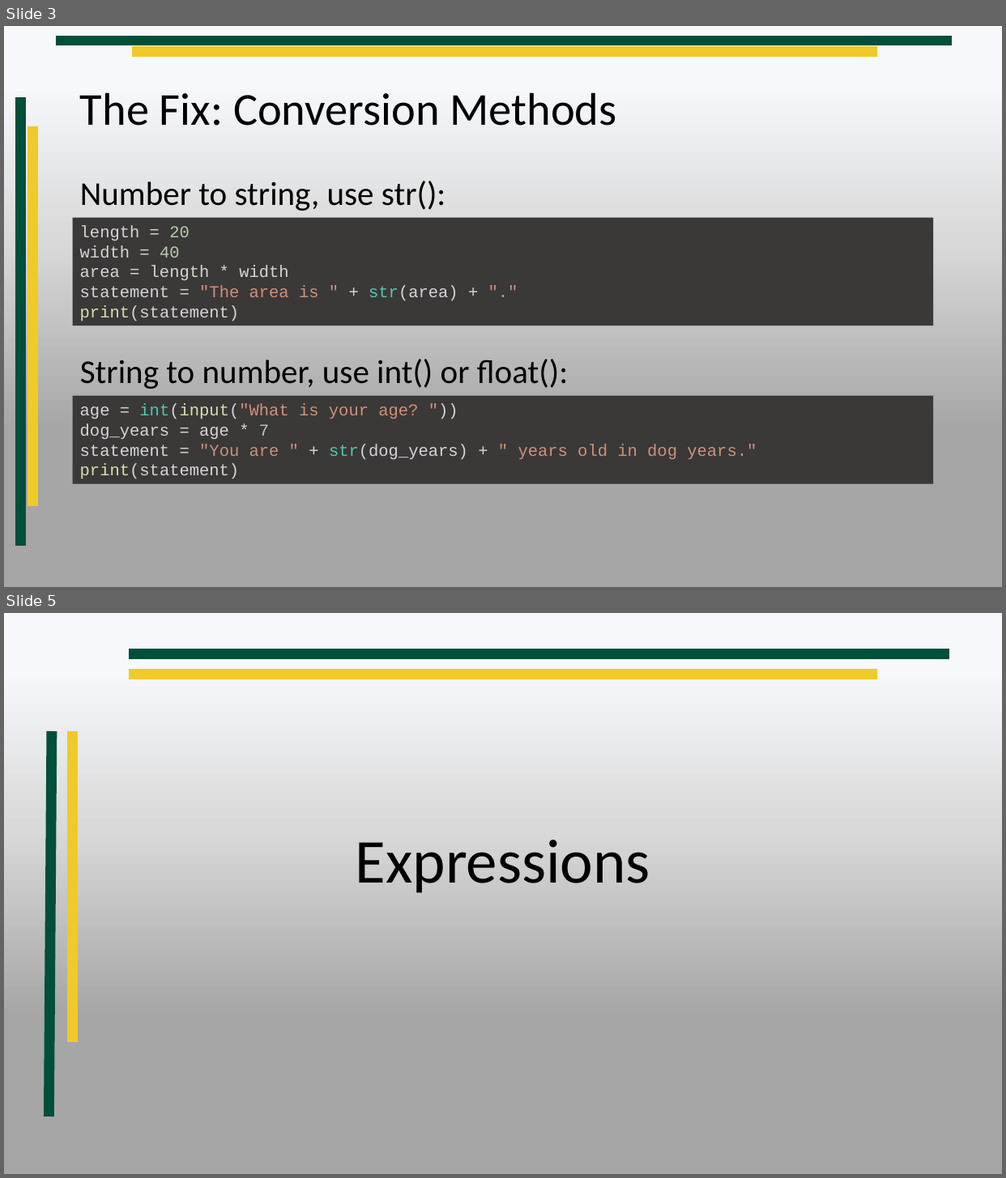
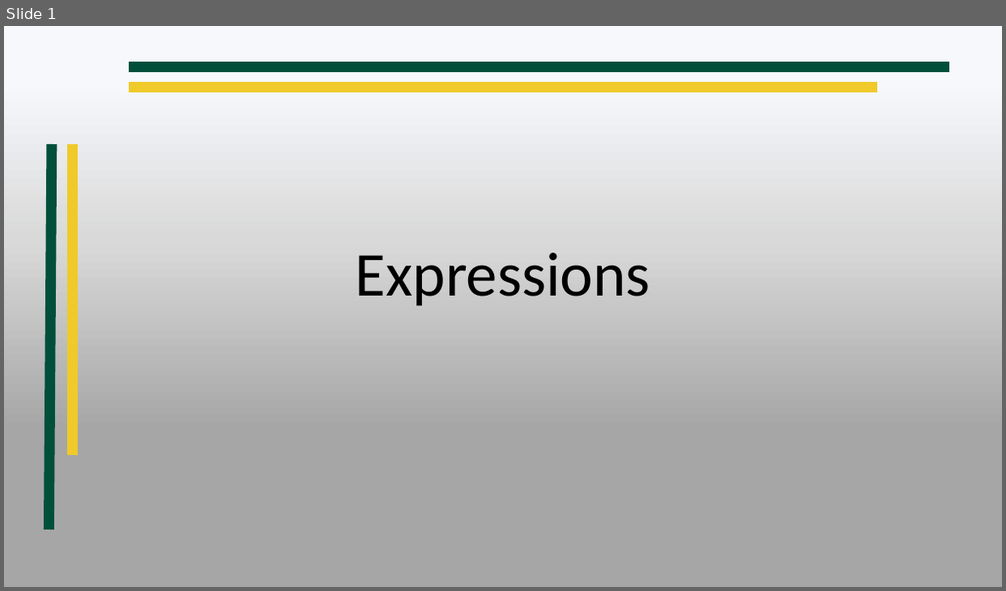
Before and after one commit to RenoTechnologyAcademy/CIS104-2019-Spring-1, a slide deck: Lesson 2/Lesson 2.pptx. Shown one above the other, each under a label of ours: slides 3 and 5 before the commit, slide 1 after it; the slides between them are not shown. The pictures are 1006x1178 and 1006x591 pixels, drawn with LibreOffice and Linux fonts; fonts in the diff are those of the drawing; background and template pictures are left out. Boxes give left, top, right and bottom in pixels: in the first picture for what was removed or moved away, otherwise in the second. Text is boxed around its words. In the diff, an @@ line names an element or a change of style, - is before the commit and + after.

```diff
--- a/Lesson 2/Lesson 2.pptx
+++ b/Lesson 2/Lesson 2.pptx
@@ slide 3 removed at (x1=4, y1=26, x2=1002, y2=587), background gradient #F6F8FC to #D9D9D9 to #A6A6A6 @@
@@ line removed from (56, 41) to (953, 41) @@
@@ line removed from (132, 51) to (878, 51) @@
@@ line removed from (20, 98) to (20, 546) @@
@@ title removed at (x1=80, y1=92, x2=617, y2=126) @@
-The Fix: Conversion Methods
@@ line removed from (33, 126) to (33, 506) @@
@@ text removed at (x1=80, y1=181, x2=446, y2=211) @@
-Number to string, use str():
@@ rectangle removed at (x1=73, y1=218, x2=934, y2=327) @@
-length = 20
-width = 40
-area = length * width
-statement = "The area is " + str(area) + "."
-print(statement)
@@ text removed at (x1=80, y1=359, x2=568, y2=389) @@
-String to number, use int() or float():
@@ rectangle removed at (x1=73, y1=396, x2=934, y2=484) @@
-age = int(input("What is your age? "))
-dog_years = age * 7
-statement = "You are " + str(dog_years) + " years old in dog years."
-print(statement)
@@ what was slide 5 is now slide 1 @@
```
Also in this commit, not shown: 3 other slides removed, 4 other files.
